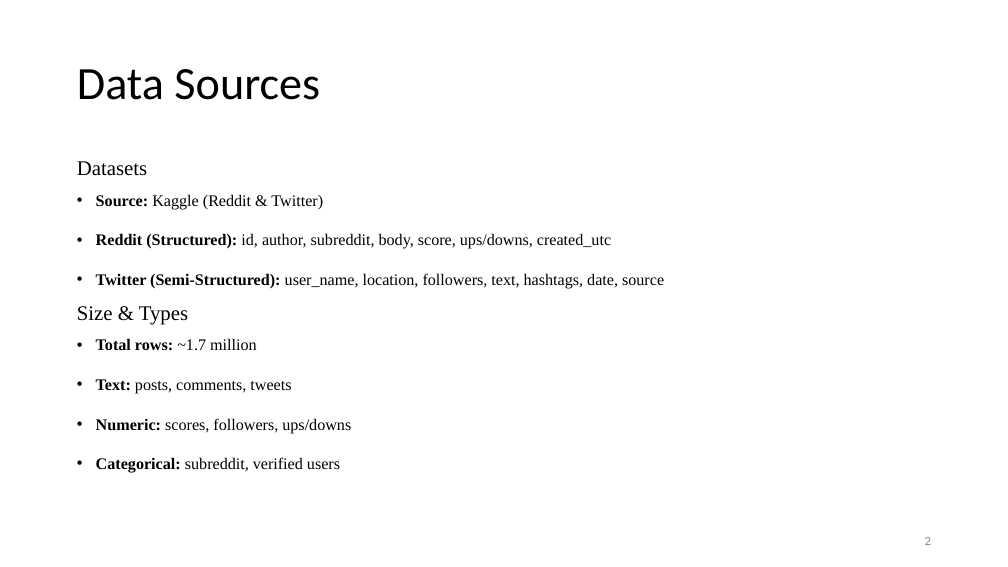
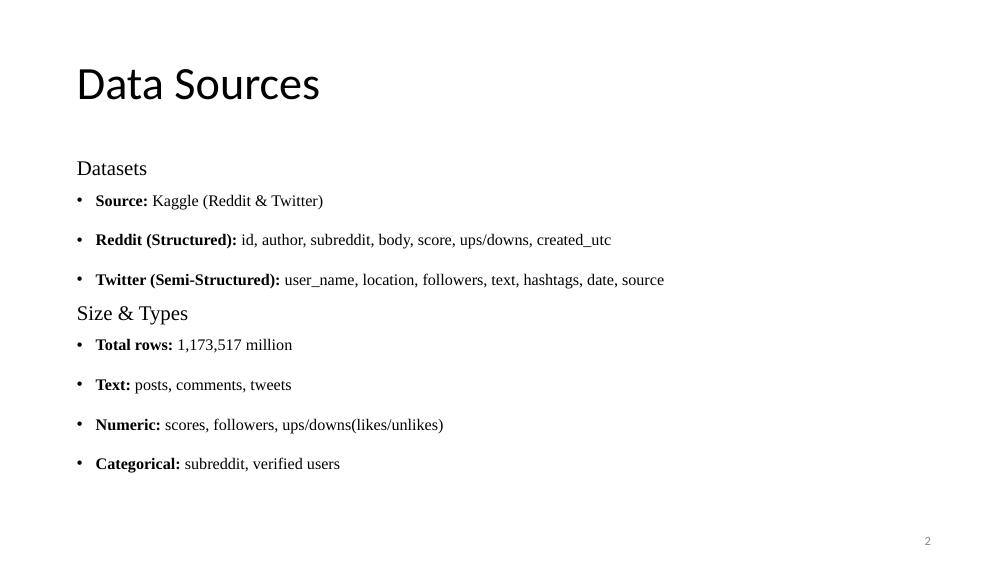
Before and after one commit to sol1927/ml, a slide deck: slide 3 of SOCIAL MEDIA SENTIMENT.pptx. Drawn at 1008x567 pixels with LibreOffice and Linux fonts; fonts in the diff are those of the drawing. Boxes give left, top, right and bottom in pixels: in the first picture for what was removed or moved away, otherwise in the second. Text is boxed around its words. In the diff, an @@ line names an element or a change of style, - is before the commit and + after.

```diff
--- a/SOCIAL MEDIA SENTIMENT.pptx
+++ b/SOCIAL MEDIA SENTIMENT.pptx
@@ text at <box>96,338,293,353</box>: text changed @@
-• Total rows: ~1.7 million
+• Total rows: 1,173,517 million
@@ text at <box>96,418,443,434</box>: text changed @@
-• Numeric: scores, followers, ups/downs
+• Numeric: scores, followers, ups/downs(likes/unlikes)
```
Also in this commit, not shown: 8 other slides changed, 2 other files.
